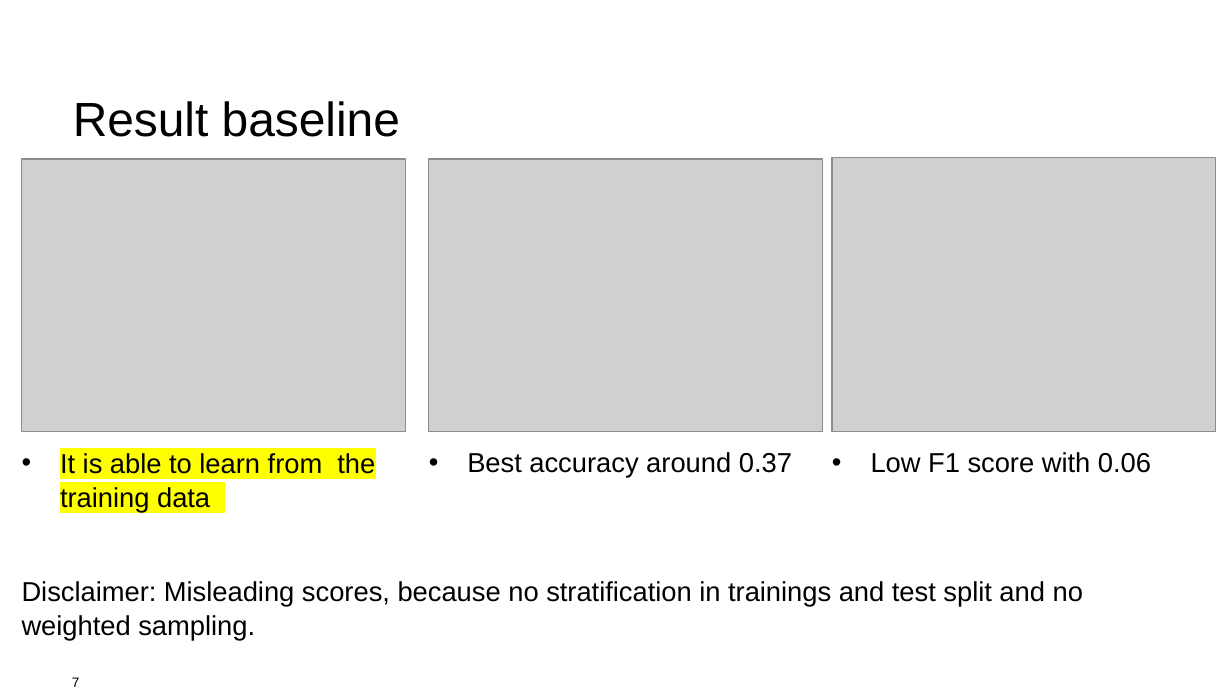
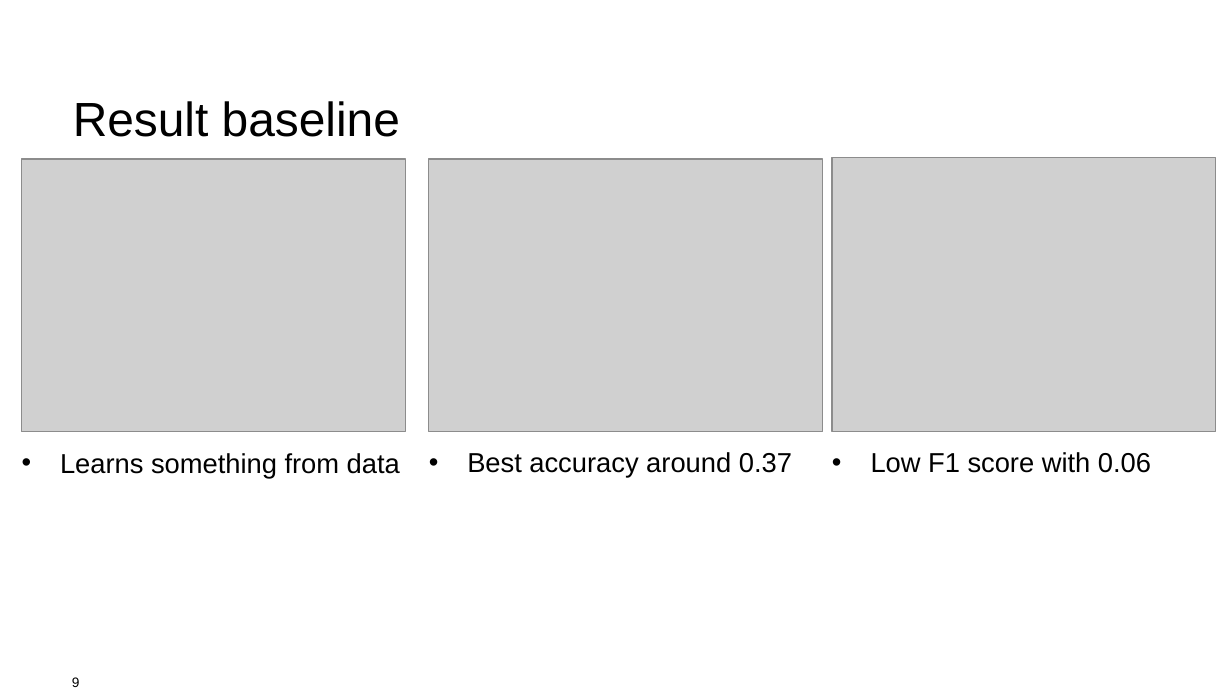
Before and after one commit to vitamys/nlp, a slide deck: slide 9 of Final_Project_Presentation_GroupC.pptx (slide 7 before the commit). Drawn at 1232x693 pixels with LibreOffice and Linux fonts; fonts in the diff are those of the drawing; grey boxes stand for pictures; background and template pictures are left out. Boxes give left, top, right and bottom in pixels: in the first picture for what was removed or moved away, otherwise in the second. Text is boxed around its words. In the diff, an @@ line names an element or a change of style, - is before the commit and + after.

```diff
--- a/Final_Project_Presentation_GroupC.pptx
+++ b/Final_Project_Presentation_GroupC.pptx
@@ text at [60,453,400,478]: text changed @@
-• It is able to learn from the training data
+• Learns something from data
@@ text removed at [22,581,1083,641] @@
-Disclaimer: Misleading scores, because no stratification in trainings and test split and no weighted sampling.
@@ page number at [72,677,80,687]: text changed @@
-7
+9
```
Also in this commit, not shown: 5 other slides changed, 2 slides added, 7 other files.
